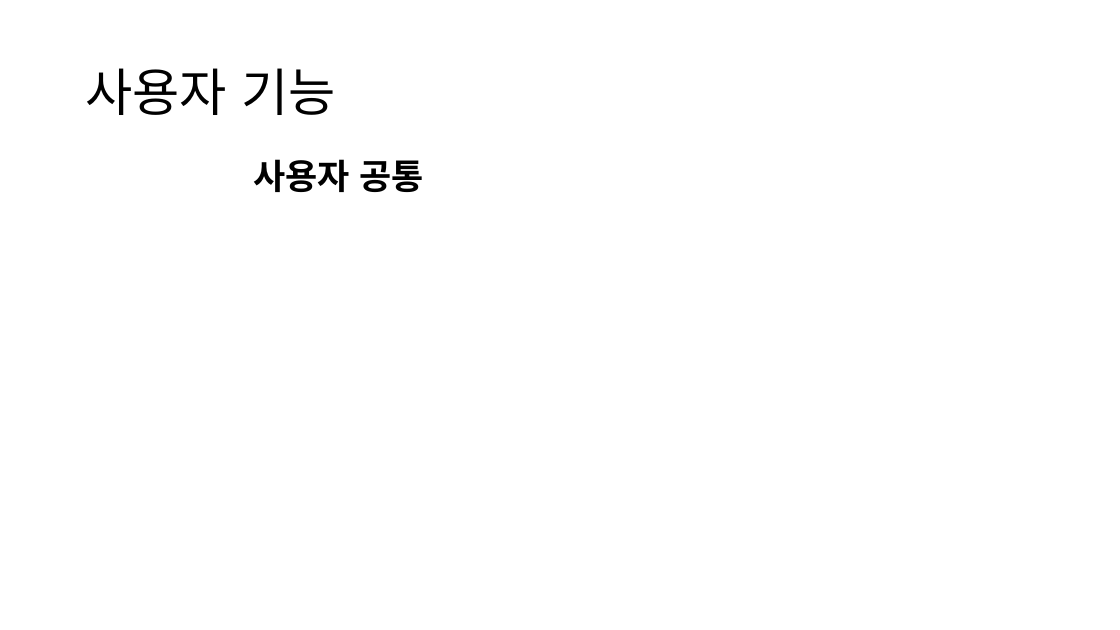
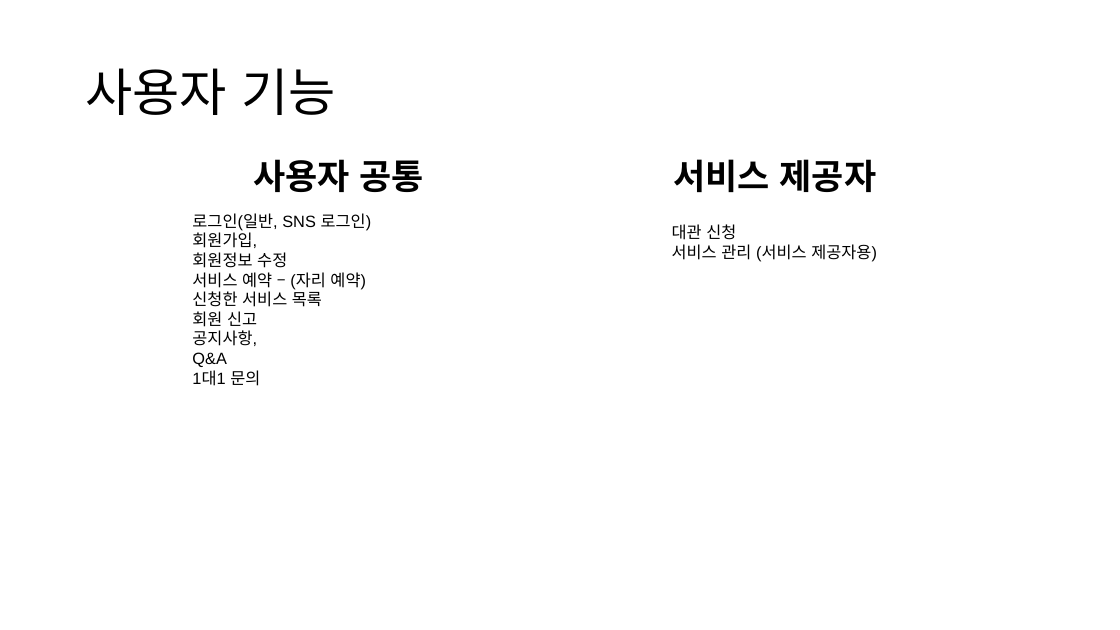
Before and after one commit to ezenteam2/e-Zone, a slide deck: slide 2 of 1 기능 정의/project05 - 기능 정의 - 기범.pptx. Drawn at 1120x630 pixels with LibreOffice and Linux fonts; fonts in the diff are those of the drawing. Boxes give left, top, right and bottom in pixels: in the first picture for what was removed or moved away, otherwise in the second. Text is boxed around its words. In the diff, an @@ line names an element or a change of style, - is before the commit and + after.

Commit message:
기능정의 - 기범

```diff
--- a/1 기능 정의/project05 - 기능 정의 - 기범.pptx
+++ b/1 기능 정의/project05 - 기능 정의 - 기범.pptx
@@ text at (x1=253, y1=159, x2=877, y2=192): text changed @@
-사용자 공통
+사용자 공통 서비스 제공자
@@ text added at (x1=192, y1=213, x2=372, y2=386), 14 pt, text #000000 @@
+로그인(일반, SNS 로그인)
+회원가입,
+회원정보 수정
+서비스 예약 – (자리 예약)
+신청한 서비스 목록
+회원 신고
+공지사항,
+Q&A
+1대1 문의
@@ text added at (x1=672, y1=224, x2=877, y2=262), 14 pt, text #000000 @@
+대관 신청
+서비스 관리 (서비스 제공자용)
```
Also in this commit, not shown: 1 other slide changed, 1 other file.
